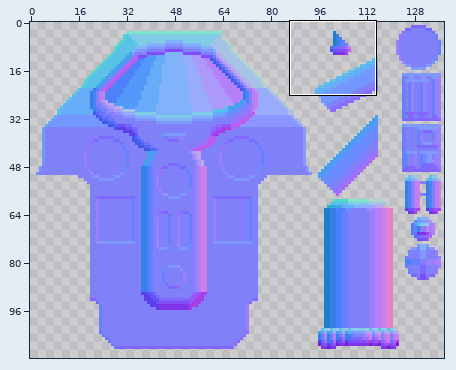
A sprite sheet gets an edit: Assets/Ships/NorikerMKI/NorikerMKI-NORMAL.png. Above, an overview of the earlier version with the close-up marked.
Close-up. Earlier state:
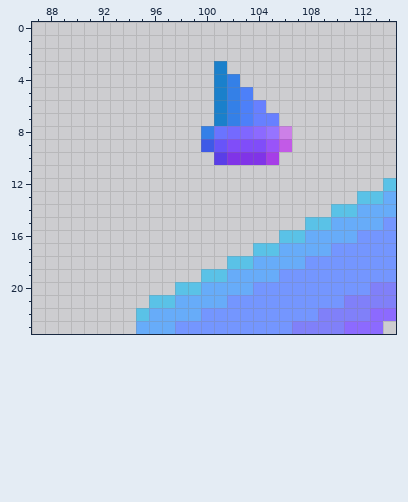
The file is 138x112 pixels. Colours within 5 levels of each other are drawn and written as one. Shown: x 87..114, y 0..23.
The result:
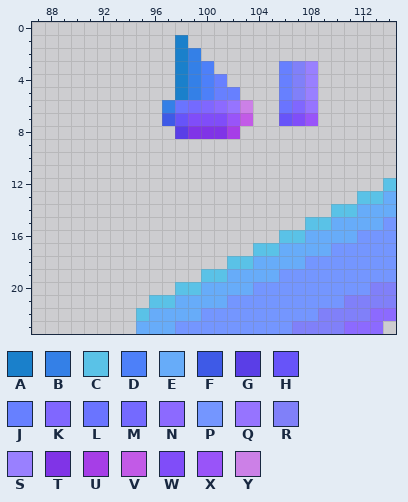
Palette (. is transparent): A #1a80cb  B #3480e7  C #5ac2e7  D #4d80f9  E #67acf9  F #3e5ae7  G #5a3ee7  H #6754f9  J #6780ff  K #8067ff  L #6a74ff  M #746aff  N #8c6aff  P #7496ff  Q #9674ff  R #8080f9  S #9980ff  T #8034e7  U #a63ee7  V #c25ae7  W #804df9  X #9954f9  Y #cc80e7
Commit: Noriker changes / Movement QOL - Edited Norikers architecture to support RCS thrusters at the top (Experimental)
Edits made:
@@ x 95..110 @@
  0 ................
- 1 ................
- 2 ................
- 3 ......A.........
- 4 ......AB........
- 5 ......ABD.......
- 6 ......ABDJ......
- 7 ......ABDJJ.....
- 8 .....BLMKNQY....
- 9 .....FHWWWXV....
-10 ......GTTTU.....
+ 1 ...A............
+ 2 ...AB...........
+ 3 ...ABD.....JRS..
+ 4 ...ABDJ....JRS..
+ 5 ...ABDJJ...JRS..
+ 6 ..BLMKNQY..LKQ..
+ 7 ..FHWWWXV..HWX..
+ 8 ...GTTTU........
+ 9 ................
+10 ................
 11 ................
Pixel boxes of the changes (left, top, right, bottom) in both close-ups:
changed: (162, 35, 318, 165)
